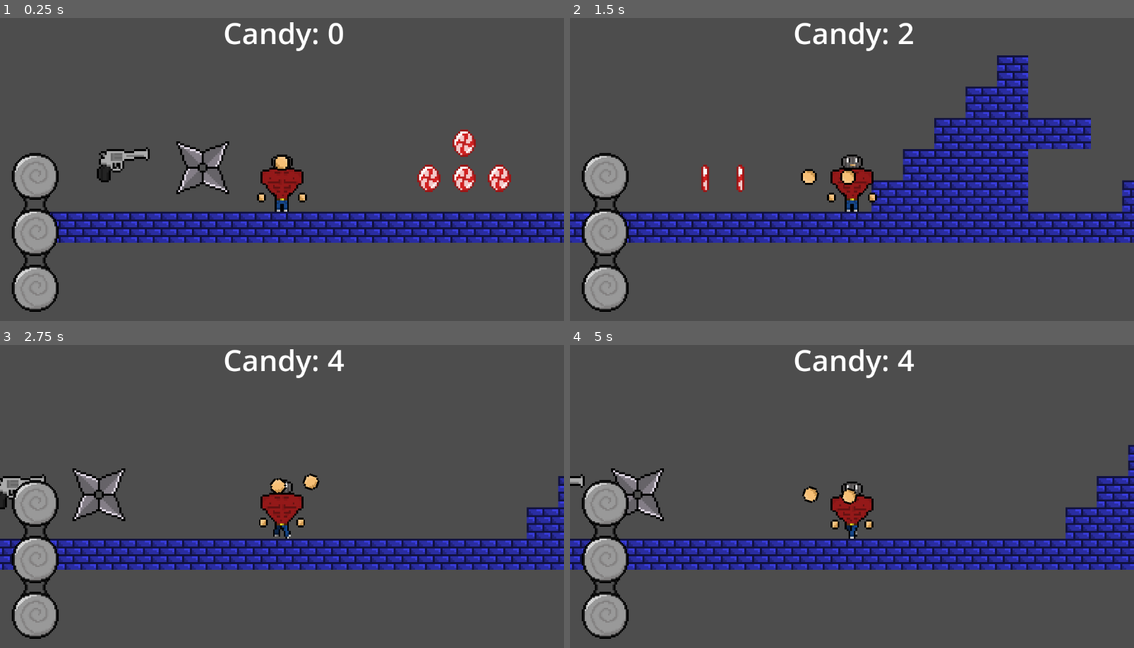
Above: before the commit, frames 1-4 (two rows, left to right).
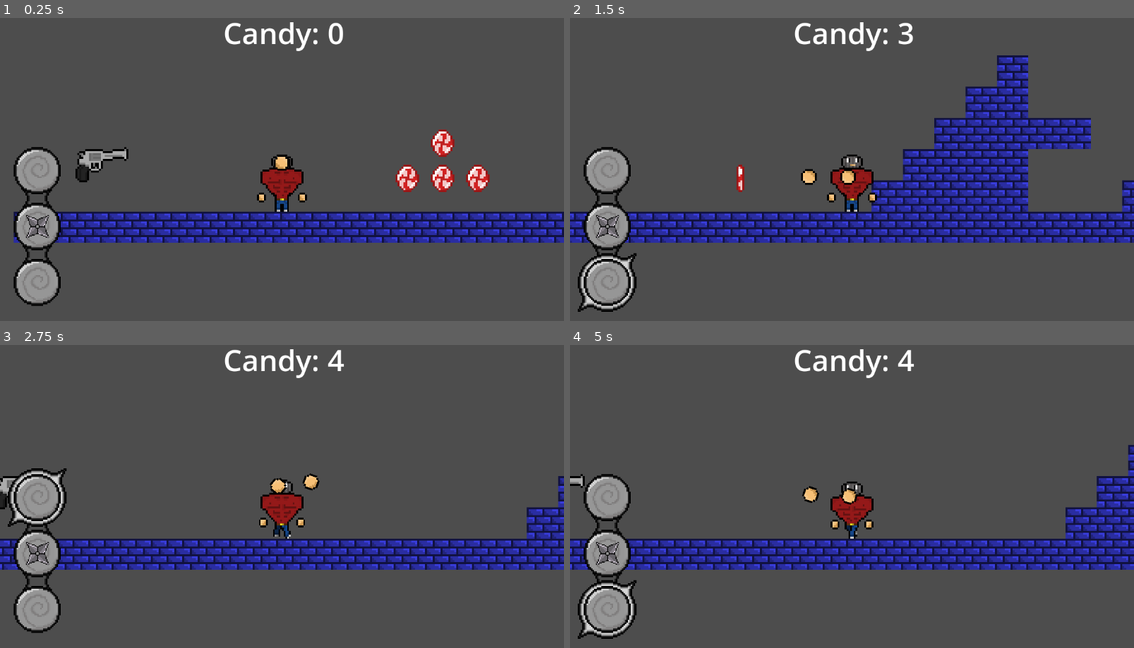
Above: after the commit, the same moments.

Repository: BolinhaXD/project-guns
Game: Godot game, scene res://Assets/Scenes/Areas/area_1.tscn
The game is run twice, just before and just after one commit, with the same random seed, the same clock (stepped at 60 frames per second) and the same inputs.
Inputs (mouse positions are in pixels of both pictures, inside the frame that each line leads up to):
- Up to frame 1 (0.25 s): no input
- Up to frame 2 (1.5 s): move the mouse to (976, 148) at 0.52 s; hold D (move_right) from 0.53 s (still down); tap 3 (ability) at 0.6 s; tap Space (jump) at 0.77 s; tap G (drop_item) at 0.8, 1.35 s; move the mouse to (739, 178) at 1.27 s
- Up to frame 3 (2.75 s): tap Space (jump) at 1.52 s; tap E (pickup_item) at 1.55, 2.1 s; move the mouse to (338, 420) at 2.02 s; release D (move_right) at 2.03 s; hold A (move_left) from 2.03 s (still down); tap 1 (primary_weapon) at 2.3 s
- Up to frame 4 (5 s): move the mouse to (823, 554) at 2.77 s; release A (move_left) at 2.78 s; hold D (move_right) 2.78-4.28 s; tap 1 (primary_weapon) at 2.85 s; tap Space (jump) at 3.02, 3.77, 4.52 s; tap 2 (secondary_weapon) at 3.05, 3.6 s; move the mouse to (1021, 535) at 3.52 s; tap 3 (ability) at 3.8, 4.35 s; move the mouse to (682, 441) at 4.27 s; hold A (move_left) from 4.28 s (still down); tap G (drop_item) at 4.55 s

The runs differ from the first frame. In frame 1, 11% of the frame differs, in the area x 2-100%, y 36-97%; in frame 2, 2.5%; in frame 3, 3.4%; in frame 4, 3.1%.

Commit message:
items follow mouse is working

Diff:
--- a/Assets/Scenes/Areas/area_1.tscn
+++ b/Assets/Scenes/Areas/area_1.tscn
@@ -2,13 +2,14 @@
 
 [ext_resource type="Texture2D" uid="uid://dn58fycc3rsk6" path="res://Assets/Sprites/Blue brick wall.png" id="1_uidp5"]
 [ext_resource type="PackedScene" uid="uid://rkugclrvmaee" path="res://Assets/Scenes/player.tscn" id="2_3uyhe"]
-[ext_resource type="Resource" uid="uid://bxsak6lhvvdxq" path="res://Assets/Scripts/inventory/playerInventory.tres" id="3_7fk0h"]
 [ext_resource type="PackedScene" uid="uid://25yi5gvsfuab" path="res://Assets/Scenes/candy.tscn" id="3_8wi1m"]
 [ext_resource type="PackedScene" uid="uid://bq8361w7ffovl" path="res://Assets/Scenes/item.tscn" id="5_nlyig"]
-[ext_resource type="Texture2D" uid="uid://c6lfx7dqovdwb" path="res://Assets/Scripts/inventory/items/revolver/revolver.png" id="6_f20k6"]
+[ext_resource type="Texture2D" uid="uid://c6lfx7dqovdwb" path="res://Assets/Sprites/revolver.png" id="6_f20k6"]
 [ext_resource type="Resource" uid="uid://ci7iavm0tf5uy" path="res://Assets/Scripts/inventory/items/revolver/revolver.tres" id="6_msn23"]
-[ext_resource type="Texture2D" uid="uid://vnrwrotcv3r2" path="res://Assets/Scripts/inventory/items/shuriken/shuriken.png" id="8_0ufq0"]
+[ext_resource type="Texture2D" uid="uid://vnrwrotcv3r2" path="res://Assets/Sprites/shuriken.png" id="8_0ufq0"]
 [ext_resource type="Resource" uid="uid://bww730k8j2tsq" path="res://Assets/Scripts/inventory/items/shuriken/shuriken.tres" id="9_u1wc8"]
+
+[sub_resource type="GDScript" id="GDScript_f20k6"]
 
 [sub_resource type="TileSetAtlasSource" id="TileSetAtlasSource_3uyhe"]
 texture = ExtResource("1_uidp5")
@@ -50,6 +51,7 @@
 sources/0 = SubResource("TileSetAtlasSource_3uyhe")
 
 [node name="Area1" type="Node2D"]
+script = SubResource("GDScript_f20k6")
 
 [node name="Layer0" type="TileMapLayer" parent="."]
 use_parent_material = true
@@ -58,8 +60,7 @@
 tile_set = SubResource("TileSet_8wi1m")
 
 [node name="Player" parent="." instance=ExtResource("2_3uyhe")]
-position = Vector2(-50, 0)
-inventory = ExtResource("3_7fk0h")
+position = Vector2(-39, 0)
 
 [node name="Candy group" type="Node" parent="."]
 
@@ -81,7 +82,7 @@
 item_info = ExtResource("6_msn23")
 
 [node name="Sprite2D2" parent="." instance=ExtResource("5_nlyig")]
-position = Vector2(-91, -23)
+position = Vector2(-38, -22)
 texture = ExtResource("8_0ufq0")
 region_enabled = true
 region_rect = Rect2(0, 0, 40, 40)
--- a/Assets/Scenes/gui.tscn
+++ b/Assets/Scenes/gui.tscn
@@ -13,7 +13,7 @@
 text = "Candy: 0"
 
 [node name="Hotbar" parent="." instance=ExtResource("1_5kaq3")]
-offset_left = 24.0
-offset_top = 304.0
-offset_right = 120.0
-offset_bottom = 628.0
+offset_left = 16.0
+offset_top = 280.0
+offset_right = 136.0
+offset_bottom = 632.0
--- /dev/null
+++ b/Assets/Scenes/hands.tscn
@@ -0,0 +1,26 @@
+[gd_scene load_steps=3 format=3 uid="uid://ci7gkshscj84u"]
+
+[ext_resource type="Script" uid="uid://dty3dbkr0q8qr" path="res://Assets/Scripts/hands.gd" id="1_dq30b"]
+
+[sub_resource type="CapsuleShape2D" id="CapsuleShape2D_4oivm"]
+radius = 15.069977
+height = 53.337494
+
+[node name="Hands" type="Node2D"]
+script = ExtResource("1_dq30b")
+
+[node name="Area2D" type="Area2D" parent="."]
+collision_layer = 5
+collision_mask = 5
+
+[node name="CollisionShape2D" type="CollisionShape2D" parent="Area2D"]
+rotation = 1.5707964
+shape = SubResource("CapsuleShape2D_4oivm")
+
+[node name="RayCast2D" type="RayCast2D" parent="."]
+target_position = Vector2(0, 0)
+collision_mask = 4
+collide_with_areas = true
+collide_with_bodies = false
+
+[connection signal="area_exited" from="Area2D" to="." method="_on_area_2d_area_exited"]
--- a/Assets/Scenes/hotbar.tscn
+++ b/Assets/Scenes/hotbar.tscn
@@ -1,28 +1,34 @@
-[gd_scene load_steps=4 format=3 uid="uid://rhk5ciyows3o"]
+[gd_scene load_steps=5 format=3 uid="uid://rhk5ciyows3o"]
 
-[ext_resource type="Texture2D" uid="uid://dus7j23sj6x66" path="res://Assets/Sprites/hotbar.png" id="1_wwkko"]
-[ext_resource type="Script" uid="uid://y4xl4w81t2ad" path="res://Assets/Scripts/inventory/hotbar_container.gd" id="2_44efm"]
+[ext_resource type="Script" uid="uid://ey8xmkoahjdr" path="res://Assets/Scripts/inventory/hotbar.gd" id="1_0tiwt"]
+[ext_resource type="Texture2D" uid="uid://bc3rgf774jkfs" path="res://Assets/Sprites/hotbar-selection.png" id="1_44efm"]
+[ext_resource type="Script" uid="uid://y4xl4w81t2ad" path="res://Assets/Scripts/inventory/hotbar_box_container.gd" id="2_44efm"]
 [ext_resource type="PackedScene" uid="uid://06k5qbhvg0st" path="res://Assets/Scenes/slot_gui.tscn" id="2_fck02"]
 
 [node name="Hotbar" type="Control"]
 layout_mode = 3
 anchors_preset = 0
-offset_right = 96.0
-offset_bottom = 325.0
+offset_right = 120.0
+offset_bottom = 349.0
+script = ExtResource("1_0tiwt")
 
 [node name="Sprite2D" type="Sprite2D" parent="."]
 position = Vector2(3.8146973e-06, 0)
 scale = Vector2(3, 3.0092592)
-texture = ExtResource("1_wwkko")
+texture = ExtResource("1_44efm")
 centered = false
+hframes = 4
+region_enabled = true
+region_rect = Rect2(0, 0, 160, 116)
 
 [node name="BoxContainer" type="BoxContainer" parent="."]
 layout_mode = 0
-offset_left = 13.0
-offset_top = 14.0
-offset_right = 83.0
-offset_bottom = 304.0
+offset_left = 25.0
+offset_top = 24.0
+offset_right = 95.0
+offset_bottom = 325.0
 theme_override_constants/separation = 44
+alignment = 1
 vertical = true
 script = ExtResource("2_44efm")
 
--- /dev/null
+++ b/Assets/Scenes/item_hand.tscn
@@ -0,0 +1,6 @@
+[gd_scene load_steps=2 format=3 uid="uid://mcx1uyhkwogk"]
+
+[ext_resource type="Script" uid="uid://be1cspa6ynt83" path="res://item_base_hand.gd" id="2_pwbb5"]
+
+[node name="item_hand" type="Sprite2D"]
+script = ExtResource("2_pwbb5")
--- a/Assets/Scenes/player.tscn
+++ b/Assets/Scenes/player.tscn
@@ -1,11 +1,13 @@
-[gd_scene load_steps=14 format=3 uid="uid://rkugclrvmaee"]
+[gd_scene load_steps=16 format=3 uid="uid://rkugclrvmaee"]
 
 [ext_resource type="Script" uid="uid://1o7k86oksv3c" path="res://Assets/Scripts/player_controller.gd" id="1_7dd06"]
 [ext_resource type="Texture2D" uid="uid://de7sh8djanxkj" path="res://Assets/Sprites/v-taper character 32bit idle animation (2).png" id="2_7dd06"]
 [ext_resource type="Script" uid="uid://gpqnl5eyiswe" path="res://Assets/Scripts/player_animator.gd" id="2_23lac"]
+[ext_resource type="Resource" uid="uid://bxsak6lhvvdxq" path="res://Assets/Scripts/inventory/playerInventory.tres" id="2_c3tg1"]
 [ext_resource type="Texture2D" uid="uid://eluherd5p2hd" path="res://Assets/Sprites/v-taper character 32bit run animation.png" id="3_38rej"]
 [ext_resource type="Texture2D" uid="uid://bl2sye04w7ium" path="res://Assets/Sprites/v-taper character 32bit jump animation.png" id="5_w3t24"]
 [ext_resource type="PackedScene" uid="uid://phfsln60wlx4" path="res://Assets/Scenes/hand.tscn" id="6_w3t24"]
+[ext_resource type="PackedScene" uid="uid://ci7gkshscj84u" path="res://Assets/Scenes/hands.tscn" id="7_c3tg1"]
 
 [sub_resource type="Animation" id="Animation_t1xgp"]
 length = 0.001
@@ -163,6 +165,7 @@
 
 [node name="Player" type="CharacterBody2D" groups=["Player"]]
 script = ExtResource("1_7dd06")
+inventory = ExtResource("2_c3tg1")
 
 [node name="Camera2D" type="Camera2D" parent="."]
 offset = Vector2(0, -25)
@@ -199,6 +202,11 @@
 position = Vector2(0, -15)
 shape = SubResource("CapsuleShape2D_7dd06")
 
+[node name="Hands" parent="." node_paths=PackedStringArray("player_controller") instance=ExtResource("7_c3tg1")]
+z_index = 1
+position = Vector2(0, -18)
+player_controller = NodePath("..")
+
 [node name="Marker2DRight" type="Marker2D" parent="."]
 position = Vector2(10, -18)
 
--- /dev/null
+++ b/Assets/Scenes/ray_cast_2d.gd
@@ -0,0 +1,15 @@
+extends RayCast2D
+
+@onready var player_controller: PlayerController = $".."
+
+# Called when the node enters the scene tree for the first time.
+func _ready() -> void:
+	pass # Replace with function body.
+
+func _physics_process(delta: float) -> void:
+	position = player_controller.get_local_mouse_position()
+	target_position = player_controller.global_position - global_position
+
+# Called every frame. 'delta' is the elapsed time since the previous frame.
+func _process(delta: float) -> void:
+	pass
--- a/Assets/Scenes/slot_gui.tscn
+++ b/Assets/Scenes/slot_gui.tscn
@@ -3,7 +3,7 @@
 [ext_resource type="Script" uid="uid://btc1qs101o75v" path="res://Assets/Scripts/inventory/slot_gui.gd" id="1_8sqp3"]
 
 [node name="Slot" type="Panel"]
-self_modulate = Color(0, 0, 0, 0)
+self_modulate = Color(0, 0, 0, 0.03529412)
 custom_minimum_size = Vector2(70, 70)
 offset_right = 70.0
 offset_bottom = 70.0
--- a/Assets/Scripts/game_manager.gd
+++ b/Assets/Scripts/game_manager.gd
@@ -3,5 +3,10 @@
 var candy = 0
 var score = 0
 
+
+func _ready() -> void: pass
+
+func _physics_process(_delta: float) -> void: pass
+
 func _process(_delta: float) -> void:
 	$GUI/Candy.text = "Candy: " + str(candy)
--- /dev/null
+++ b/Assets/Scripts/hands.gd
@@ -0,0 +1,43 @@
+extends Node2D
+
+@onready var inventory: Inventory = preload("res://Assets/Scripts/inventory/playerInventory.tres")
+@onready var item_base_hand_scene = load("res://Assets/Scenes/item_hand.tscn")
+@onready var area: Area2D = $Area2D
+@onready var raycast_2d: RayCast2D = $RayCast2D
+
+@export var player_controller: PlayerController
+@export var item_sprite: Sprite2D
+
+# Called when the node enters the scene tree for the first time.
+func _ready() -> void:
+	update()
+	inventory.selected_item_updated.connect(update)
+
+
+func _physics_process(_delta: float) -> void:
+	raycast_2d.global_position = player_controller.get_global_mouse_position()
+	raycast_2d.target_position = raycast_2d.to_local(area.global_position)
+	pass
+
+# Called every frame. 'delta' is the elapsed time since the previous frame.
+func _process(_delta: float) -> void:
+	pass
+
+
+func update(_type: String = "none"):
+	if _type == "none":
+		if get_child(2) != null:
+			get_child(2).queue_free()
+
+	if inventory.current_selected_item != null:
+		if get_child(2) != null:
+			get_child(2).queue_free()
+
+		var item_instance = item_base_hand_scene.instantiate()
+		item_instance.player_controller = player_controller
+		item_instance.raycast_2d = raycast_2d
+		item_instance.hands_area = area
+		item_instance.name = "current_weapon"
+		item_instance.texture = inventory.current_selected_item.in_hand_texture
+		add_child(item_instance)
+		print(get_children())
--- /dev/null
+++ b/Assets/Scripts/inventory/hotbar.gd
@@ -0,0 +1,26 @@
+extends Control
+
+@onready var inventory: Inventory = preload("res://Assets/Scripts/inventory/playerInventory.tres")
+@onready var hotbar_sprite: Sprite2D = $Sprite2D
+
+# Called when the node enters the scene tree for the first time.
+func _ready() -> void:
+	update()
+	inventory.selected_item_updated.connect(update)
+
+
+# Called every frame. 'delta' is the elapsed time since the previous frame.
+func _process(_delta: float) -> void:
+	pass
+
+
+func update(type: String = "none"):
+	match type:
+		"none":
+			hotbar_sprite.frame_coords.x = 0
+		"primary":
+			hotbar_sprite.frame_coords.x = 1
+		"secondary":
+			hotbar_sprite.frame_coords.x = 2
+		"ability":
+			hotbar_sprite.frame_coords.x = 3
--- a/Assets/Scripts/inventory/hotbar_container.gd
+++ b/Assets/Scripts/inventory/hotbar_box_container.gd
@@ -3,11 +3,10 @@
 @onready var inventory: Inventory = preload("res://Assets/Scripts/inventory/playerInventory.tres")
 @onready var current_weapon_seconday_ability: Array = get_children()
 
-
 # Called when the node enters the scene tree for the first time.
 func _ready() -> void:
 	update()
-	inventory.updated.connect(update)
+	inventory.hotbar_sprite_updated.connect(update)
 
 # Called every frame. 'delta' is the elapsed time since the previous frame.
 func _process(_delta: float) -> void:
--- a/Assets/Scripts/inventory/inventory.gd
+++ b/Assets/Scripts/inventory/inventory.gd
@@ -2,27 +2,65 @@
 
 class_name Inventory
 
-signal updated
+signal hotbar_sprite_updated
+signal selected_item_updated(type: String)
 
 @export var current_primary: InventoryItem
 @export var current_secondary: InventoryItem
 @export var current_ability: InventoryItem
 
-@export var current_select_item: InventoryItem
+@export var current_selected_item: InventoryItem
 
 func pickup_item(_inventoryItem: InventoryItem):
 	match _inventoryItem.type:
 		InventoryItem.types.PRIMARY:
 			current_primary = _inventoryItem
-			print(current_primary.name)
 		InventoryItem.types.SECONDARY:
 			current_secondary = _inventoryItem
-			print(current_secondary.name)
 		InventoryItem.types.ABILITY:
 			current_ability = _inventoryItem
-			print(current_ability.name)
-	updated.emit()
+	hotbar_sprite_updated.emit()
 
 
 func drop_item():
+	#instanciate()
 	pass
+
+
+func select_current_item(_itemTypeName: String):
+	match _itemTypeName:
+		"primary":
+			if current_selected_item == null :
+				current_selected_item = current_primary
+				selected_item_updated.emit("primary")
+			elif current_selected_item.type == InventoryItem.types.PRIMARY:
+				current_selected_item = null
+				selected_item_updated.emit("none")
+			else:
+				current_selected_item = current_primary
+				selected_item_updated.emit("primary")
+		"secondary":
+			if current_selected_item == null:
+				current_selected_item = current_secondary
+				selected_item_updated.emit("secondary")
+			elif current_selected_item.type == InventoryItem.types.SECONDARY:
+				current_selected_item = null
+				selected_item_updated.emit("none")
+			else:
+				current_selected_item = current_secondary
+				selected_item_updated.emit("secondary")
+		"ability":
+			if current_selected_item == null :
+				current_selected_item = current_ability
+				selected_item_updated.emit("ability")
+			elif current_selected_item.type == InventoryItem.types.ABILITY:
+				current_selected_item = null
+				selected_item_updated.emit("none")
+			else:
+				current_selected_item = current_ability
+				selected_item_updated.emit("ability")
+		_:
+			print("No item")
+
+	if  current_selected_item == null:
+		print("No item!")
--- a/Assets/Scripts/inventory/inventory_item_resource.gd
+++ b/Assets/Scripts/inventory/inventory_item_resource.gd
@@ -4,6 +4,7 @@
 @export var name: String = ""
 @export var animation_texture: Texture2D
 @export var icon_texture: Texture2D
+@export var in_hand_texture: Texture2D
 @export var type: types
 @export var shape2D: Shape2D
 @export var shape2DRotation_degrees: float
@@ -16,3 +17,5 @@
 	SECONDARY,
 	ABILITY
 }
+
+func attack():pass
--- a/Assets/Scripts/inventory/items/revolver/revolver.tres
+++ b/Assets/Scripts/inventory/items/revolver/revolver.tres
@@ -1,7 +1,8 @@
-[gd_resource type="Resource" script_class="InventoryItem" load_steps=4 format=3 uid="uid://ci7iavm0tf5uy"]
+[gd_resource type="Resource" script_class="InventoryItem" load_steps=5 format=3 uid="uid://ci7iavm0tf5uy"]
 
 [ext_resource type="Script" uid="uid://cxrnfy2k1jxln" path="res://Assets/Scripts/inventory/inventory_item_resource.gd" id="1_8u7eo"]
-[ext_resource type="Texture2D" uid="uid://c6lfx7dqovdwb" path="res://Assets/Scripts/inventory/items/revolver/revolver.png" id="2_dallo"]
+[ext_resource type="Texture2D" uid="uid://c6lfx7dqovdwb" path="res://Assets/Sprites/revolver.png" id="2_dallo"]
+[ext_resource type="Texture2D" uid="uid://cak0vqms3tw2l" path="res://Assets/Sprites/revolver_in_hand.png" id="2_o58ts"]
 
 [sub_resource type="CapsuleShape2D" id="CapsuleShape2D_7071o"]
 radius = 5.0
@@ -12,6 +13,7 @@
 name = "Revolver"
 animation_texture = ExtResource("2_dallo")
 icon_texture = ExtResource("2_dallo")
+in_hand_texture = ExtResource("2_o58ts")
 shape2D = SubResource("CapsuleShape2D_7071o")
 shape2DRotation_degrees = 90.0
 shape2DPosition = Vector2(0, -3)
--- a/Assets/Scripts/inventory/items/revolver/revolver.tscn
+++ b/Assets/Scripts/inventory/items/revolver/revolver.tscn
@@ -1,25 +1,7 @@
 [gd_scene load_steps=4 format=3 uid="uid://bim4u0emao0jj"]
 
-[ext_resource type="Texture2D" uid="uid://c6lfx7dqovdwb" path="res://Assets/Scripts/inventory/items/revolver/revolver.png" id="1_amqbp"]
-
-[sub_resource type="GDScript" id="GDScript_u0jeq"]
-script/source = "extends Sprite2D
-
-
-
-# Called when the node enters the scene tree for the first time.
-func _ready() -> void:
-	pass # Replace with function body.
-
-
-# Called every frame. 'delta' is the elapsed time since the previous frame.
-func _process(_delta: float) -> void:
-	pass
-
-func _on_area_2d_body_entered(body: Node2D) -> void:
-	if body.is_in_group('Player'):
-		queue_free()
-"
+[ext_resource type="Texture2D" uid="uid://c6lfx7dqovdwb" path="res://Assets/Sprites/revolver.png" id="1_amqbp"]
+[ext_resource type="Script" uid="uid://1p3iqf881com" path="res://Assets/Scripts/inventory/items/item_base.gd" id="2_dgf5q"]
 
 [sub_resource type="CapsuleShape2D" id="CapsuleShape2D_7071o"]
 radius = 5.0
@@ -27,7 +9,7 @@
 
 [node name="Revolver" type="Sprite2D"]
 texture = ExtResource("1_amqbp")
-script = SubResource("GDScript_u0jeq")
+script = ExtResource("2_dgf5q")
 
 [node name="Area2D" type="Area2D" parent="."]
 
--- a/Assets/Scripts/inventory/items/shuriken/shuriken.tres
+++ b/Assets/Scripts/inventory/items/shuriken/shuriken.tres
@@ -1,8 +1,8 @@
 [gd_resource type="Resource" script_class="InventoryItem" load_steps=5 format=3 uid="uid://bww730k8j2tsq"]
 
-[ext_resource type="Texture2D" uid="uid://vnrwrotcv3r2" path="res://Assets/Scripts/inventory/items/shuriken/shuriken.png" id="1_3nrwd"]
+[ext_resource type="Texture2D" uid="uid://vnrwrotcv3r2" path="res://Assets/Sprites/shuriken.png" id="1_3nrwd"]
 [ext_resource type="Script" uid="uid://cxrnfy2k1jxln" path="res://Assets/Scripts/inventory/inventory_item_resource.gd" id="1_lwf6d"]
-[ext_resource type="Texture2D" uid="uid://dvphado5esgjq" path="res://Assets/Scripts/inventory/items/shuriken/shuriken_sprite.png" id="2_bs24p"]
+[ext_resource type="Texture2D" uid="uid://dvphado5esgjq" path="res://Assets/Sprites/shuriken_sprite.png" id="2_3nrwd"]
 
 [sub_resource type="RectangleShape2D" id="RectangleShape2D_544va"]
 size = Vector2(27.023653, 27.00141)
@@ -11,7 +11,8 @@
 script = ExtResource("1_lwf6d")
 name = "Shuriken"
 animation_texture = ExtResource("1_3nrwd")
-icon_texture = ExtResource("2_bs24p")
+icon_texture = ExtResource("2_3nrwd")
+in_hand_texture = ExtResource("2_3nrwd")
 type = 1
 shape2D = SubResource("RectangleShape2D_544va")
 shape2DPosition = Vector2(0.5, 0.5)
--- a/Assets/Scripts/inventory/items/shuriken/shuriken.tscn
+++ b/Assets/Scripts/inventory/items/shuriken/shuriken.tscn
@@ -1,6 +1,6 @@
 [gd_scene load_steps=4 format=3 uid="uid://dkfegmfx86u41"]
 
-[ext_resource type="Texture2D" uid="uid://vnrwrotcv3r2" path="res://Assets/Scripts/inventory/items/shuriken/shuriken.png" id="1_5tifg"]
+[ext_resource type="Texture2D" uid="uid://vnrwrotcv3r2" path="res://Assets/Sprites/shuriken.png" id="1_5tifg"]
 [ext_resource type="Script" uid="uid://1p3iqf881com" path="res://Assets/Scripts/inventory/items/item_base.gd" id="2_ycm64"]
 
 [sub_resource type="RectangleShape2D" id="RectangleShape2D_544va"]
--- a/Assets/Scripts/player_controller.gd
+++ b/Assets/Scripts/player_controller.gd
@@ -8,7 +8,7 @@
 var direction = 0
 
 @export var inventory: Inventory
-
+const nome = "player1"
 
 func _physics_process(delta: float) -> void:
 	# Add the gravity.
@@ -20,22 +20,24 @@
 		velocity.y = jump_power * jump_multiplier
 
 	# Handle pickup item
-	if Input.is_action_just_pressed("pickup_item") and is_on_floor():pass
+	if Input.is_action_just_pressed("pickup_item"):pass
 		#inventory.pickup_item()
 
 	# Handle drop item
-	if Input.is_action_just_pressed("drop_item") and is_on_floor():pass
+	if Input.is_action_just_pressed("drop_item"):pass
 		#inventory.drop_item()
 
 	# Handle equip the primary weapon
-	if Input.is_action_just_pressed("primary_weapon") and is_on_floor():pass
-
+	if Input.is_action_just_pressed("primary_weapon"):
+		inventory.select_current_item("primary")
 
 	# Handle equip the secondary weapon
-	if Input.is_action_just_pressed("secondary_weapon") and is_on_floor():pass
+	if Input.is_action_just_pressed("secondary_weapon"):
+		inventory.select_current_item("secondary")
 
-	# Handle use the ability
-	if Input.is_action_just_pressed("ability") and is_on_floor():pass
+	# Handle equip the ability
+	if Input.is_action_just_pressed("ability"):
+		inventory.select_current_item("ability")
 
 
 	# Get the input direction and handle the movement/deceleration.
--- /dev/null
+++ b/item_base_hand.gd
@@ -0,0 +1,34 @@
+extends Sprite2D
+
+@export var player_controller : PlayerController
+@export var hands_area: Area2D
+@export var raycast_2d: RayCast2D
+
+# Called when the node enters the scene tree for the first time.
+func _ready() -> void:
+	pass
+
+
+func _physics_process(_delta: float) -> void:
+	var center = hands_area.global_position
+	var reach = center.distance_to(raycast_2d.get_collision_point())
+	var distance_to_mouse = center.distance_to(player_controller.get_global_mouse_position())
+
+	if distance_to_mouse > reach:
+		look_at(player_controller.get_global_mouse_position())
+		var vetor_direcao = - Vector2(center - player_controller.get_global_mouse_position())
+		var comprimento_vetor_direcao = sqrt(pow(vetor_direcao.x, 2) + pow(vetor_direcao.y, 2))
+		var vetor_direcao_unitario = Vector2((vetor_direcao.x/comprimento_vetor_direcao), (vetor_direcao.y/comprimento_vetor_direcao))
+		global_position = Vector2((center.x + (reach * vetor_direcao_unitario.x)), (center.y + (reach * vetor_direcao_unitario.y)))
+	else:
+		global_position = player_controller.get_global_mouse_position()
+		rotation_degrees = rad_to_deg(Vector2(5, 0).angle_to(hands_area.get_local_mouse_position()))
+
+
+# Called every frame. 'delta' is the elapsed time since the previous frame.
+func _process(_delta: float) -> void:
+	rotation_degrees = wrap(rotation_degrees, 0, 360)
+	if rotation_degrees > 90 and rotation_degrees < 270:
+		scale.y = -1
+	else:
+		scale.y = 1
Not shown, added: Assets/Scenes/ray_cast_2d.gd.uid
Not shown, added: Assets/Scripts/hands.gd.uid
Not shown, added: Assets/Scripts/inventory/hotbar.gd.uid
Renamed: Assets/Scripts/inventory/hotbar_container.gd.uid -> Assets/Scripts/inventory/hotbar_box_container.gd.uid
Binary file added: Assets/Sprites/hotbar-selection.png
Not shown, added: Assets/Sprites/hotbar-selection.png.import
Renamed: Assets/Scripts/inventory/items/revolver/revolver.png -> Assets/Sprites/revolver.png
Not shown, changed: Assets/Sprites/revolver.png.import
Binary file added: Assets/Sprites/revolver_in_hand.png
Not shown, changed: Assets/Sprites/revolver_in_hand.png.import
Renamed: Assets/Scripts/inventory/items/shuriken/shuriken.png -> Assets/Sprites/shuriken.png
Not shown, changed: Assets/Sprites/shuriken.png.import
(and 5 more such lines)
